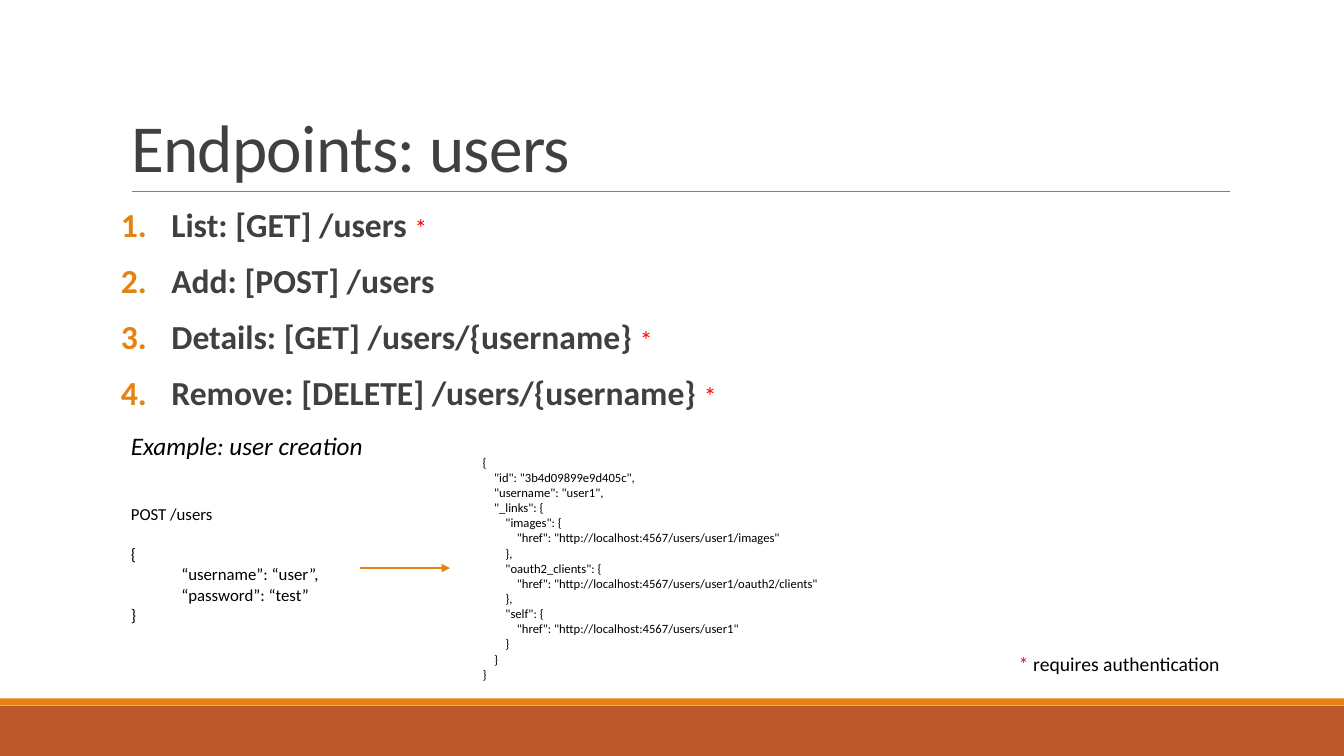
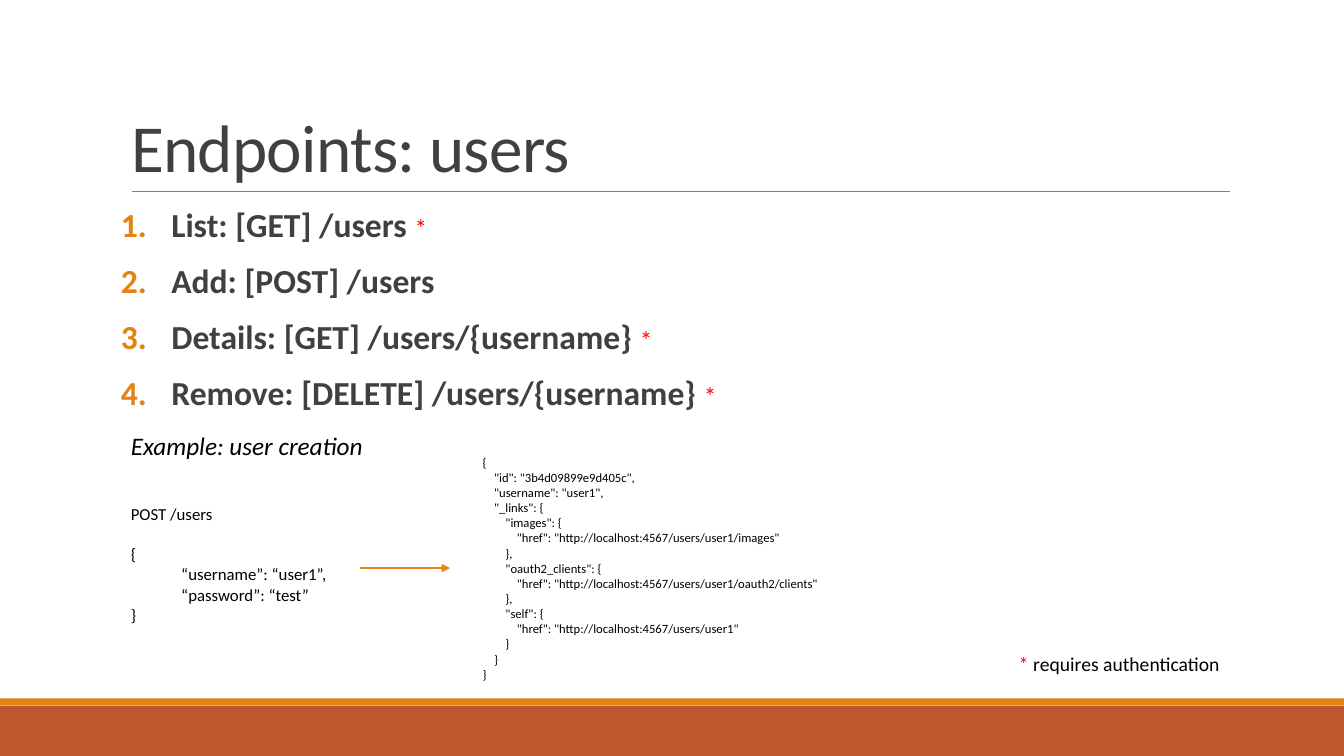
Before and after one commit to aricasa/Middleware_REST, a slide deck: slide 2 of docs/Report.pptx. Drawn at 1344x756 pixels with LibreOffice and Linux fonts; fonts in the diff are those of the drawing. Boxes give left, top, right and bottom in pixels: in the first picture for what was removed or moved away, otherwise in the second. Text is boxed around its words. In the diff, an @@ line names an element or a change of style, - is before the commit and + after.

```diff
--- a/docs/Report.pptx
+++ b/docs/Report.pptx
@@ text at (181, 568, 327, 582): text changed @@
-“username”: “user”,
+“username”: “user1”,
```
Also in this commit, not shown: 3 other slides changed, 2 slides added.
